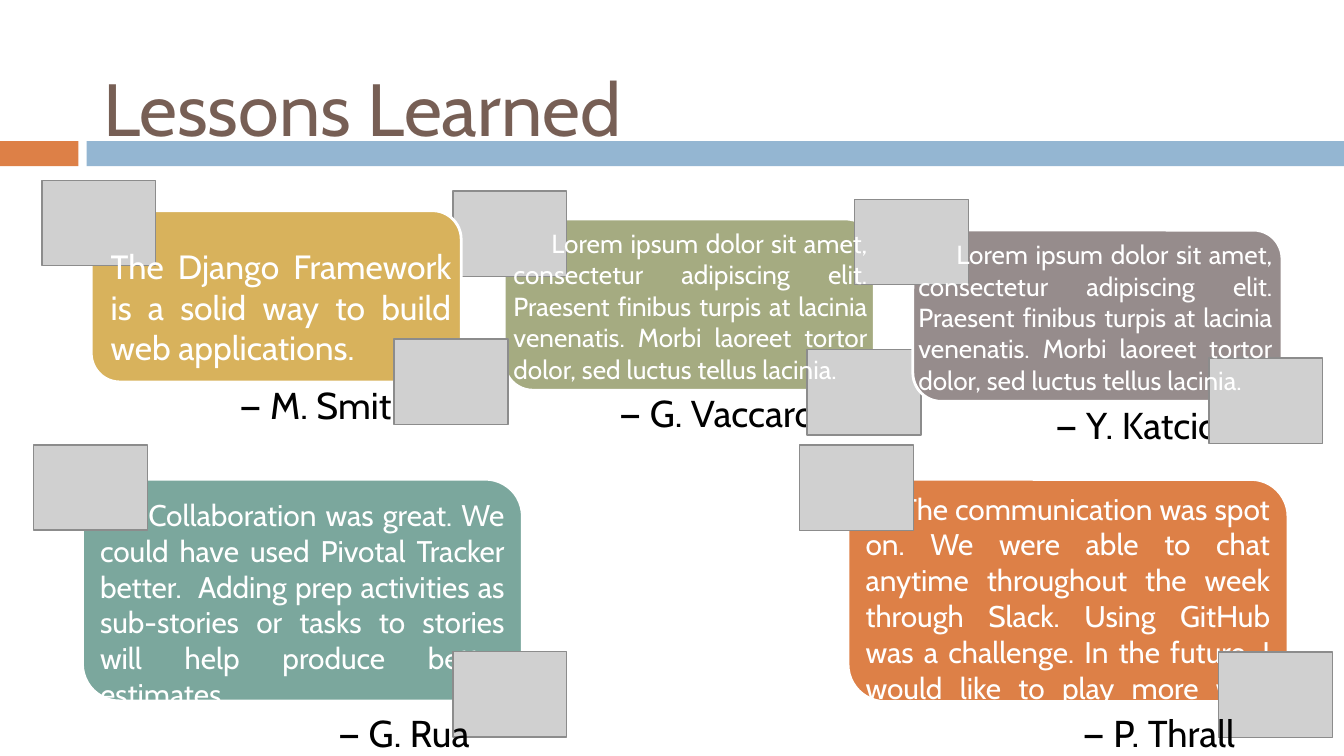
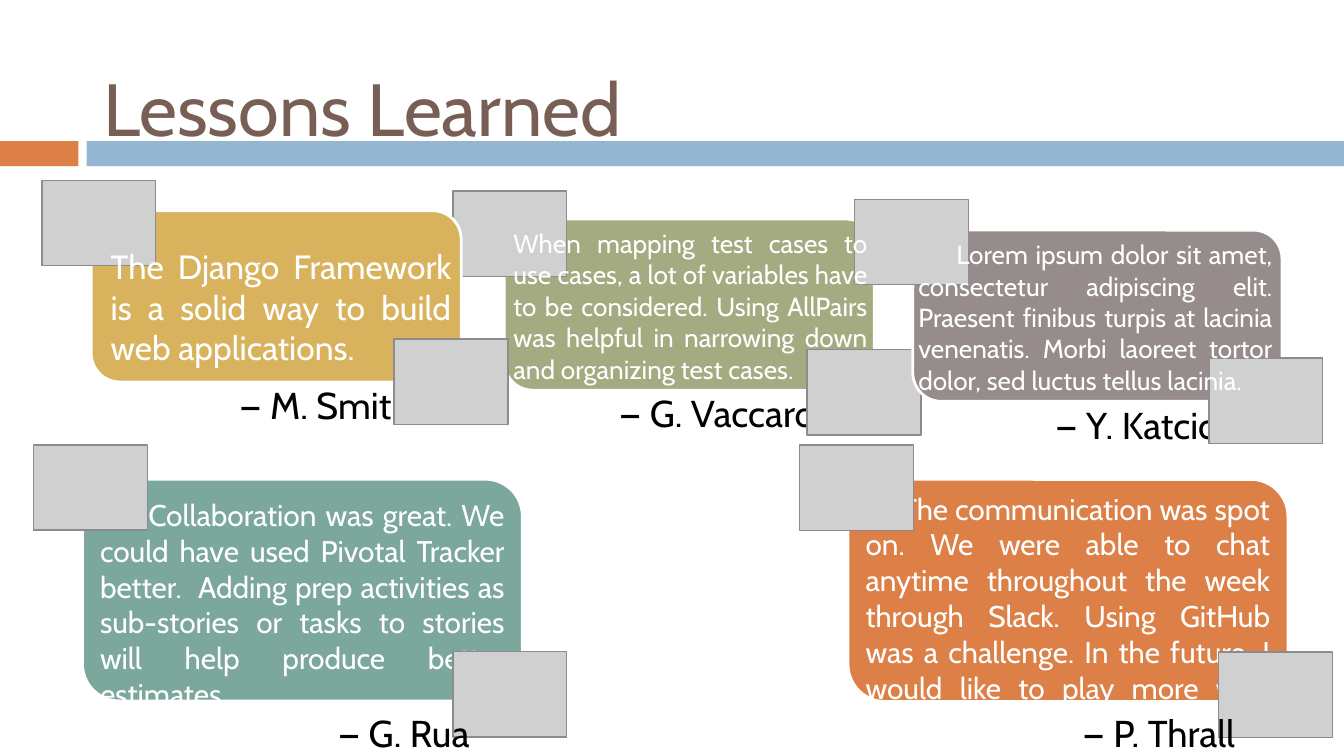
Before and after one commit to gvaccaro21/CS633---Term-Project, a slide deck: slide 38 of Final Presenation/CS_633_Zac3_term_project_report_FINAL_draft.pptx. Drawn at 1344x756 pixels with LibreOffice and Linux fonts; fonts in the diff are those of the drawing; grey boxes stand for pictures; background and template pictures are left out. Boxes give left, top, right and bottom in pixels: in the first picture for what was removed or moved away, otherwise in the second. Text is boxed around its words. In the diff, an @@ line names an element or a change of style, - is before the commit and + after.

Commit message:
Updated final presentation deck

```diff
--- a/Final Presenation/CS_633_Zac3_term_project_report_FINAL_draft.pptx
+++ b/Final Presenation/CS_633_Zac3_term_project_report_FINAL_draft.pptx
@@ text at (513,231,867,385): text changed @@
-Lorem ipsum dolor sit amet, consectetur adipiscing elit. Praesent finibus turpis at lacinia venenatis. Morbi laoreet tortor dolor, sed luctus tellus lacinia.
+When mapping test cases to use cases, a lot of variables have to be considered. Using AllPairs was helpful in narrowing down and organizing test cases.
```
Also in this commit, not shown: 2 other slides changed, 3 other files.
